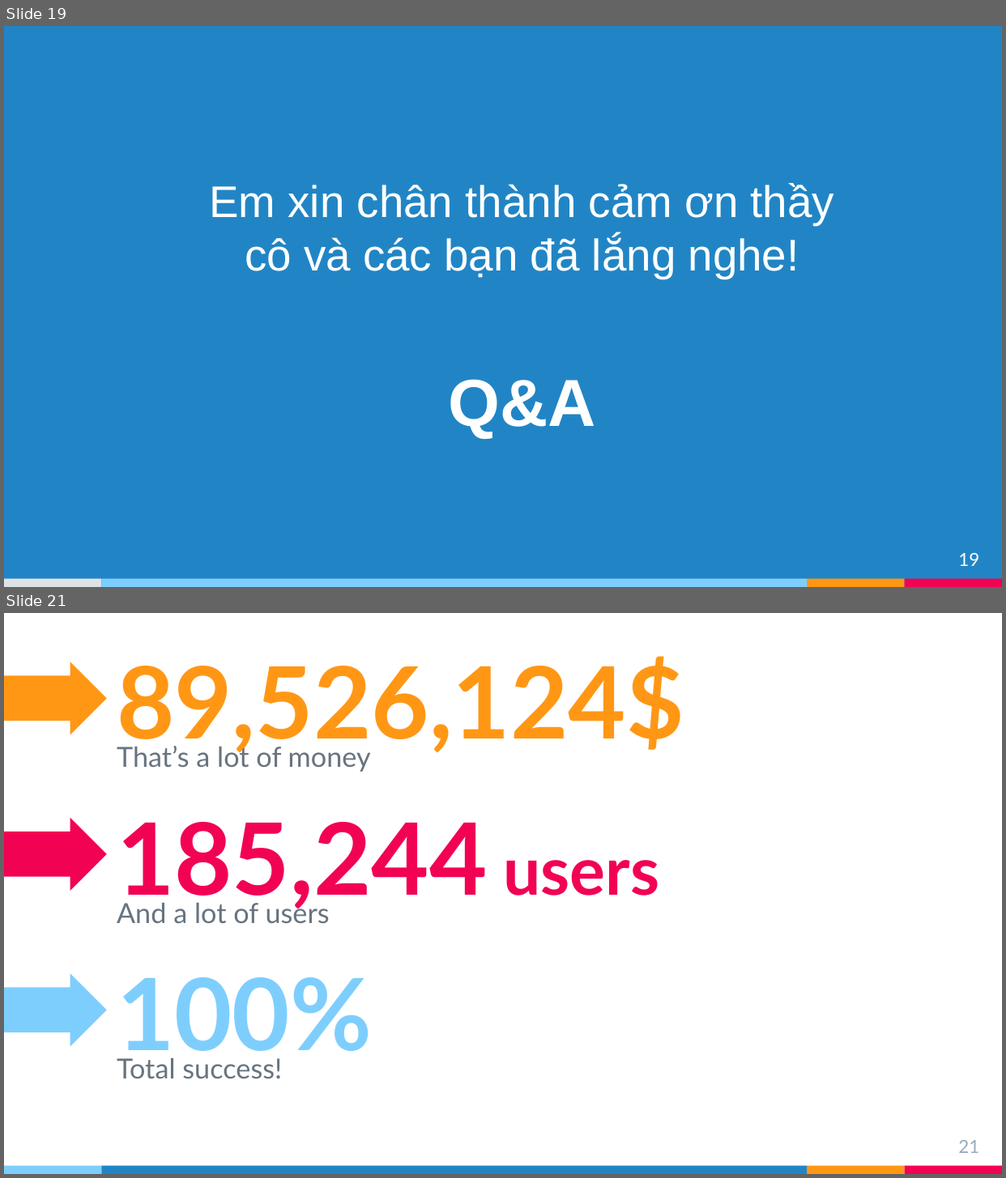
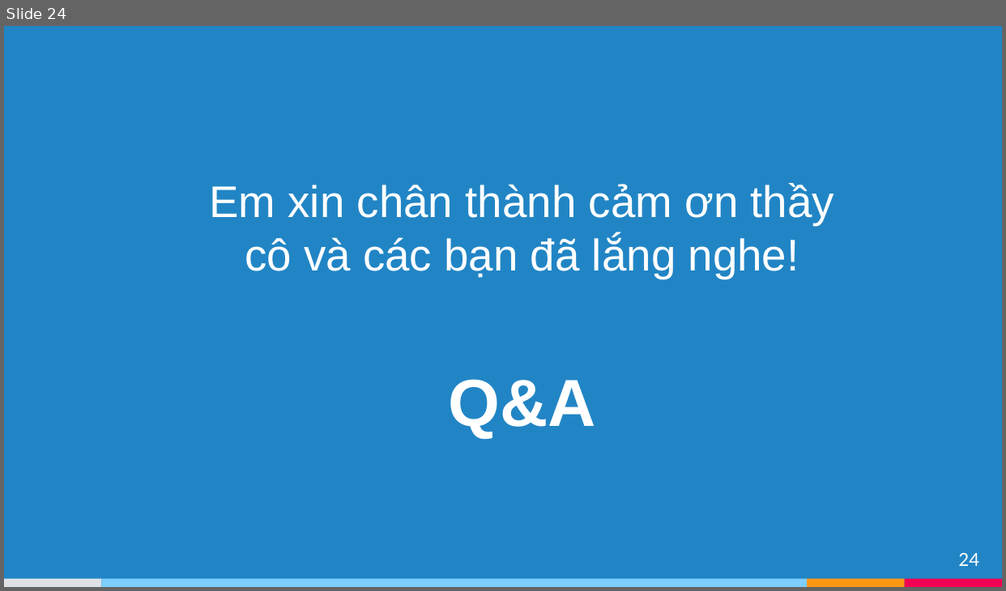
Before and after one commit to tranphuongthao2405/finalproject, a slide deck: report/slide ĐATN - Trần Phương Thảo - 20173383.pptx. Shown one above the other, each under a label of ours: slides 19 and 21 before the commit, slide 24 after it; the slides between them are not shown. The pictures are 1006x1178 and 1006x591 pixels, drawn with LibreOffice and Linux fonts; fonts in the diff are those of the drawing. Boxes give left, top, right and bottom in pixels: in the first picture for what was removed or moved away, otherwise in the second. Text is boxed around its words. In the diff, an @@ line names an element or a change of style, - is before the commit and + after.

```diff
--- a/report/slide ĐATN - Trần Phương Thảo - 20173383.pptx
+++ b/report/slide ĐATN - Trần Phương Thảo - 20173383.pptx
@@ slide 21 removed at (4, 613, 1002, 1174), background #FFFFFF; not listed: 2 template elements that a slide beside it also shows @@
@@ title removed at (117, 656, 684, 757) @@
-89,526,124$
@@ right arrow removed at (4, 662, 107, 735) @@
@@ subtitle removed at (117, 743, 371, 772) @@
-That’s a lot of money
@@ right arrow removed at (4, 818, 107, 890) @@
@@ title removed at (117, 822, 660, 913) @@
-185,244 users
@@ subtitle removed at (117, 899, 330, 923) @@
-And a lot of users
@@ right arrow removed at (4, 973, 107, 1046) @@
@@ title removed at (117, 977, 372, 1069) @@
-100%
@@ subtitle removed at (117, 1059, 282, 1079) @@
-Total success!
@@ page number removed at (958, 1140, 979, 1153) @@
-21
@@ rectangle removed at (4, 1166, 102, 1174) @@
@@ rectangle removed at (102, 1166, 808, 1174) @@
@@ what was slide 19 is now slide 24 @@
@@ page number at (958, 553, 979, 566): text changed @@
-19
+24
```
Also in this commit, not shown: 4 slides changed, 5 slides added, 1 other slide removed, 3 other files.
